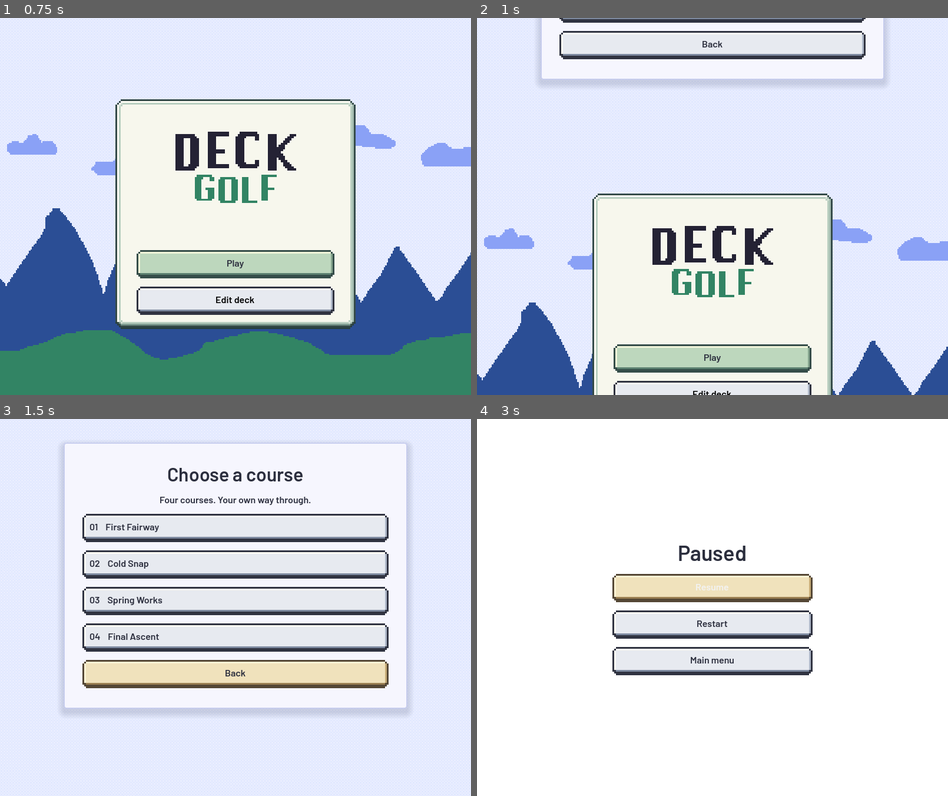
Above: before the commit, frames 1-4 (two rows, left to right).
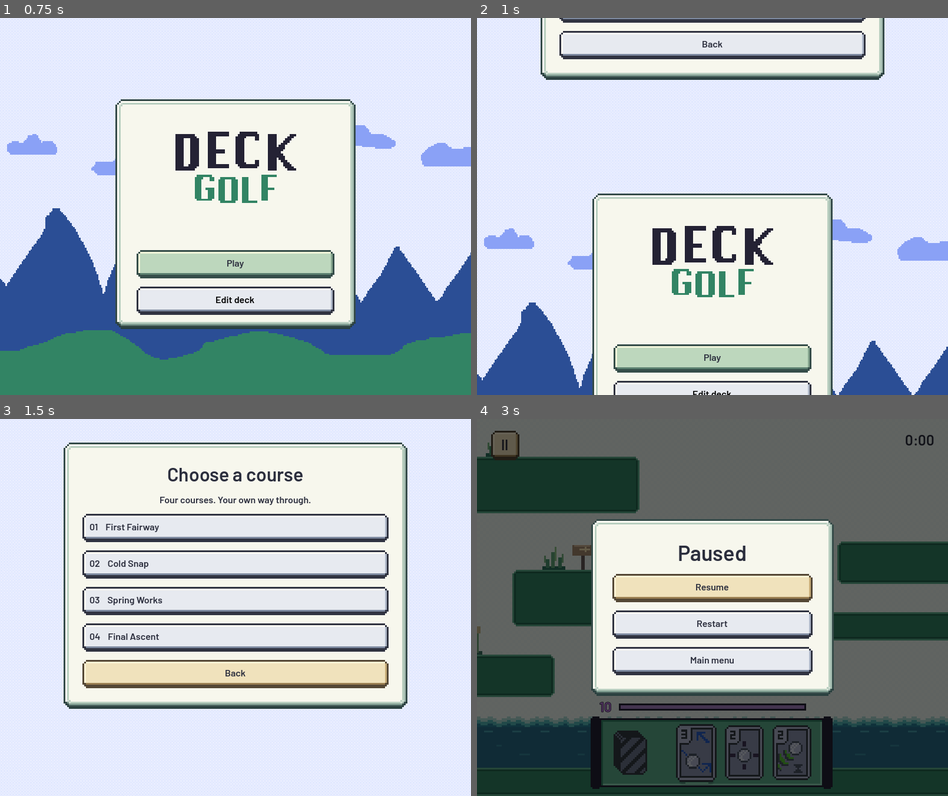
Above: after the commit, the same moments.

Repository: KiwiKaktuss/haven2026
Game: Godot game, scene res://main.tscn
Same seed, same stepped clock (60 frames per second), same inputs: the game is played once before the commit and once after it.
Inputs (mouse positions are in pixels of both pictures, inside the frame that each line leads up to):
- Up to frame 1 (0.75 s): click "Play" at 0.5 s
- Up to frame 2 (1 s): no input
- Up to frame 3 (1.5 s): move the mouse to (339, 588) at 1.27 s; press the mouse at (339, 588) at 1.28 s; hold D (pan_right) from 1.28 s (still down)
- Up to frame 4 (3 s): release D (pan_right) at 2 s; release the mouse at (816, 588) at 2 s; click "01 First Fairway" at 2 s; click "II" at 2.75 s

Frame 1 is identical in both runs. In frame 2, 2.7% of the frame differs, in the area x 13-87%, y 0-18%; in frame 3, 4.7%; in frame 4, 78%, in the area x 0-100%, y 0-100%.

Commit message:
18 more small changes

Diff:
--- a/scenes/ui/hud.tscn
+++ b/scenes/ui/hud.tscn
@@ -183,14 +183,13 @@
 [node name="AnimationPlayer" type="AnimationPlayer" parent="Bottom/Stack/Elixir" unique_id=1097792539]
 libraries/ = SubResource("elixir_fx")
 
-[node name="Amount" type="Label" parent="Bottom/Stack/Elixir"]
+[node name="Amount" type="Label" parent="Bottom/Stack/Elixir" unique_id=1557925761]
 layout_mode = 0
 offset_left = -38.0
 offset_top = -10.0
 offset_right = -8.0
 offset_bottom = 22.0
 pivot_offset = Vector2(15, 16)
-mouse_filter = 2
 theme_override_colors/font_color = Color(0.74, 0.48, 0.88, 1)
 theme_override_colors/font_outline_color = Color(0.16, 0.12, 0.22, 1)
 theme_override_constants/outline_size = 3
@@ -199,14 +198,13 @@
 horizontal_alignment = 1
 vertical_alignment = 1
 
-[node name="Spent" type="Label" parent="Bottom/Stack/Elixir"]
+[node name="Spent" type="Label" parent="Bottom/Stack/Elixir" unique_id=1607438406]
 modulate = Color(1, 1, 1, 0)
 layout_mode = 0
 offset_left = -38.0
 offset_top = -16.0
 offset_right = -8.0
 offset_bottom = 2.0
-mouse_filter = 2
 theme_override_colors/font_color = Color(0.87, 0.68, 1, 1)
 theme_override_colors/font_outline_color = Color(0.16, 0.12, 0.22, 1)
 theme_override_constants/outline_size = 3
--- a/scenes/ui/level_select.tscn
+++ b/scenes/ui/level_select.tscn
@@ -4,20 +4,7 @@
 [ext_resource type="Script" path="res://scripts/ui/menu_background.gd" id="background"]
 [ext_resource type="Texture2D" path="res://art/background2.png" id="sky"]
 
-[sub_resource type="StyleBoxFlat" id="selector_panel"]
-bg_color = Color(0.97, 0.97, 1, 0.97)
-border_width_left = 2
-border_width_top = 2
-border_width_right = 2
-border_width_bottom = 2
-border_color = Color(0.78, 0.8, 0.94, 0.8)
-corner_radius_top_left = 4
-corner_radius_top_right = 4
-corner_radius_bottom_left = 4
-corner_radius_bottom_right = 4
-shadow_color = Color(0.12, 0.16, 0.3, 0.16)
-shadow_size = 12
-shadow_offset = Vector2(0, 6)
+[ext_resource type="StyleBox" path="res://resources/ui/pixel/menu_panel.tres" id="menu_panel"]
 
 [node name="LevelSelect" type="Control"]
 texture_filter = 2
@@ -55,7 +42,7 @@
 custom_minimum_size = Vector2(584, 452)
 layout_mode = 2
 mouse_filter = 2
-theme_override_styles/panel = SubResource("selector_panel")
+theme_override_styles/panel = ExtResource("menu_panel")
 
 [node name="Content" type="VBoxContainer" parent="Center"]
 custom_minimum_size = Vector2(520, 0)
--- a/scenes/ui/pause_menu.tscn
+++ b/scenes/ui/pause_menu.tscn
@@ -1,6 +1,8 @@
 [gd_scene format=3]
 [ext_resource type="Theme" path="res://resources/ui/default_theme.tres" id="theme"]
 [ext_resource type="Script" path="res://scripts/ui/pause_menu.gd" id="script"]
+
+[ext_resource type="StyleBox" path="res://resources/ui/pixel/menu_panel.tres" id="menu_panel"]
 
 [node name="PauseMenu" type="Control"]
 texture_filter = 2
@@ -20,7 +22,7 @@
 anchor_bottom = 1.0
 grow_horizontal = 2
 grow_vertical = 2
-color = Color(1, 1, 1, 1)
+color = Color(0, 0, 0, 0.6)
 mouse_filter = 2
 
 [node name="Center" type="CenterContainer" parent="."]
@@ -31,18 +33,26 @@
 grow_horizontal = 2
 grow_vertical = 2
 
+[node name="MenuPanel" type="Panel" parent="Center"]
+custom_minimum_size = Vector2(412, 300)
+layout_mode = 2
+mouse_filter = 2
+theme_override_styles/panel = ExtResource("menu_panel")
+
 [node name="Content" type="VBoxContainer" parent="Center"]
 custom_minimum_size = Vector2(340, 0)
 theme_override_constants/separation = 14
 
 [node name="Title" type="Label" parent="Center/Content"]
 text = "Paused"
+theme_override_colors/font_color = Color(0.17, 0.18, 0.24, 1)
 theme_override_font_sizes/font_size = 36
 mouse_filter = 2
 horizontal_alignment = 1
 
 [node name="Resume" type="Button" parent="Center/Content"]
 custom_minimum_size = Vector2(0, 48)
+theme_override_colors/font_focus_color = Color(0.17, 0.18, 0.24, 1)
 text = "Resume"
 
 
--- a/scripts/game/game_session.gd
+++ b/scripts/game/game_session.gd
@@ -58,8 +58,6 @@
     state = State.PAUSED
     if aim != null:
         aim.cancel()
-    if hud != null:
-        hud.hide()
     process_mode = Node.PROCESS_MODE_DISABLED
     return true
 
--- a/tests/test_lifecycle.gd
+++ b/tests/test_lifecycle.gd
@@ -140,7 +140,7 @@
     session.aim.begin(Vector2(400, 240))
     session.aim.move_pointer(Vector2(370, 290))
     escape()
-    check(session.state == GameSession.State.PAUSED and not session.aim.aiming and not session.hud.visible, "Pause cancels gesture and hides HUD")
+    check(session.state == GameSession.State.PAUSED and not session.aim.aiming and session.hud.visible, "Pause cancels gesture and keeps HUD visible beneath overlay")
     var at: Vector2 = session.ball.global_position
     var amount: float = session.elixir
     await ticks(10)
Not shown: 1 places in resources/ui/default_theme.tres that only renumber resources
